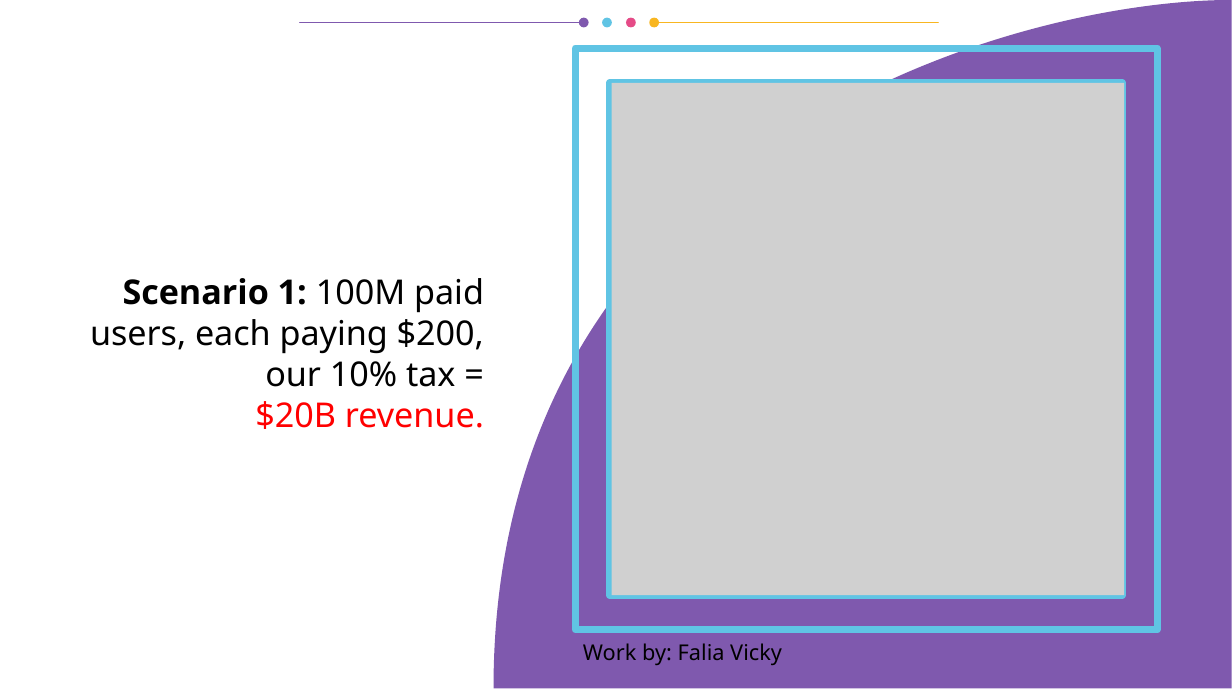
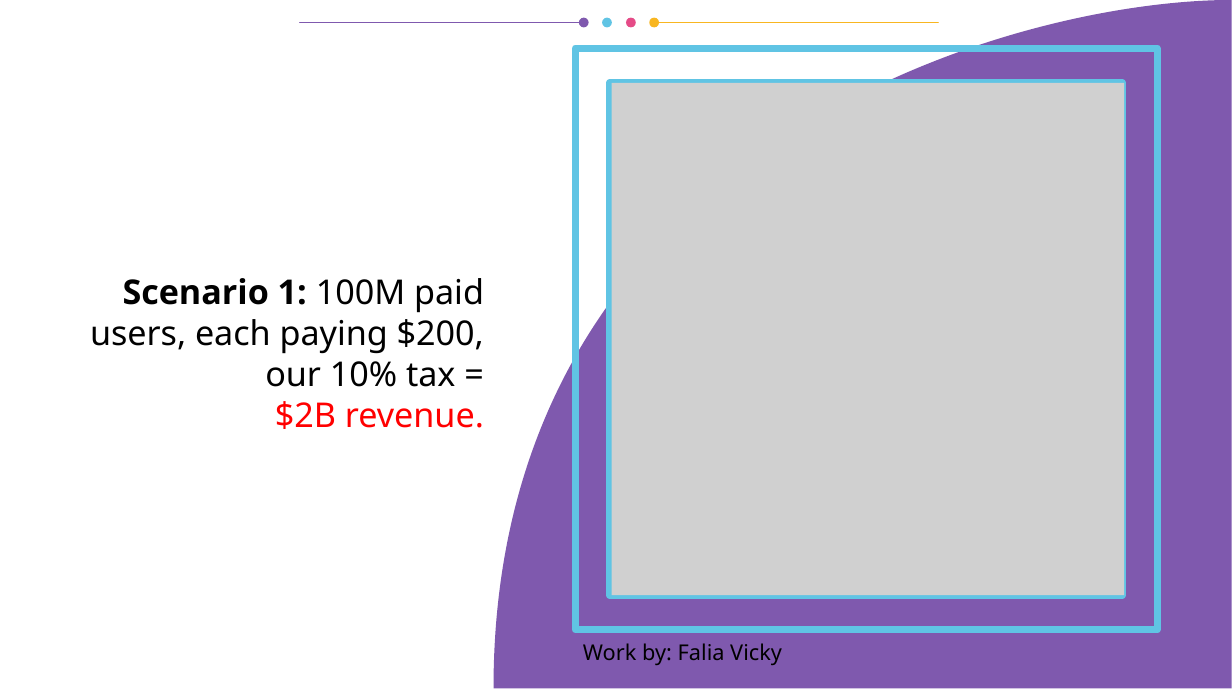
Before and after one commit to vporton/icp-package-manager, a slide deck: slide 11 of docs/presentation.odp. Drawn at 1232x693 pixels with LibreOffice and Linux fonts; fonts in the diff are those of the drawing; grey boxes stand for pictures. Boxes give left, top, right and bottom in pixels: in the first picture for what was removed or moved away, otherwise in the second. Text is boxed around its words. In the diff, an @@ line names an element or a change of style, - is before the commit and + after.

Commit message:
updated pitchdeck

```diff
--- a/docs/presentation.odp
+++ b/docs/presentation.odp
@@ title at (90,278,484,429): text changed @@
-Scenario 1: 100M paid users, each paying $200, our 10% tax =
-$20B revenue.
+Scenario 1: 100M paid users, each paying $200, our 10% tax =
+$2B revenue.
```
